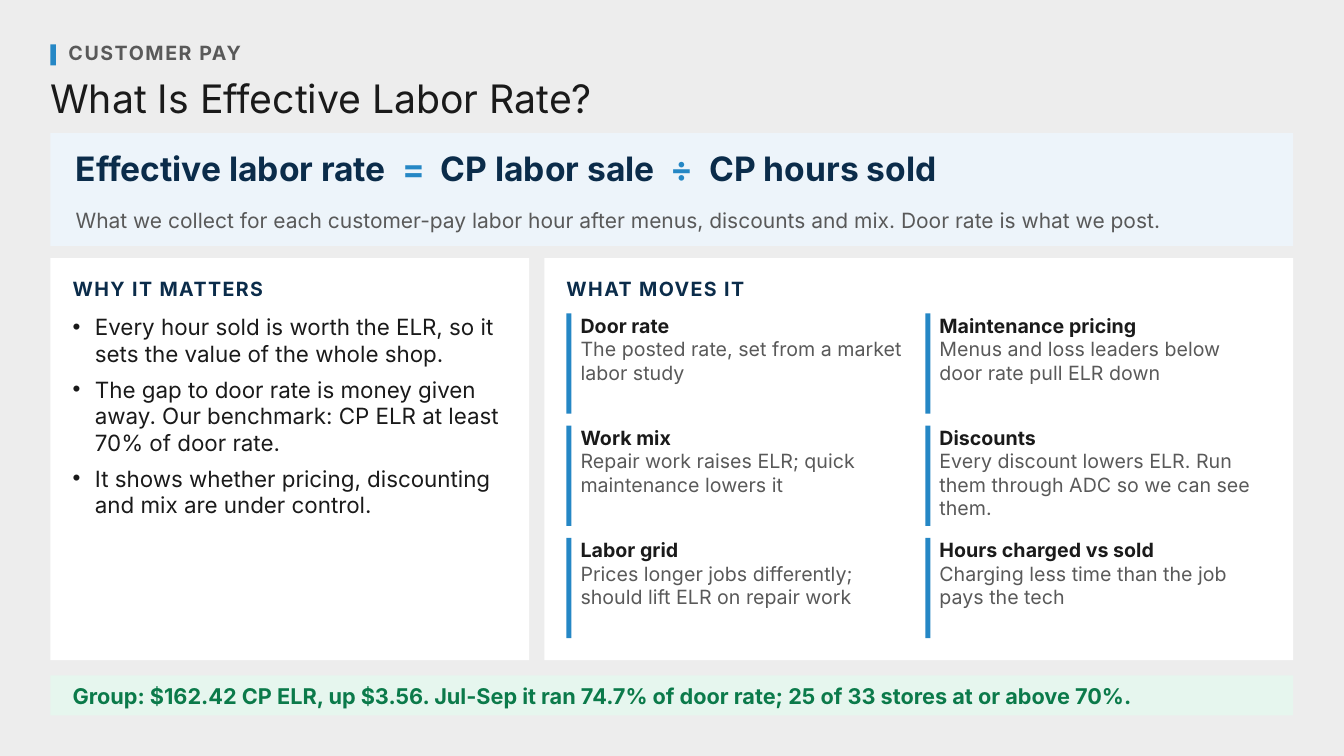
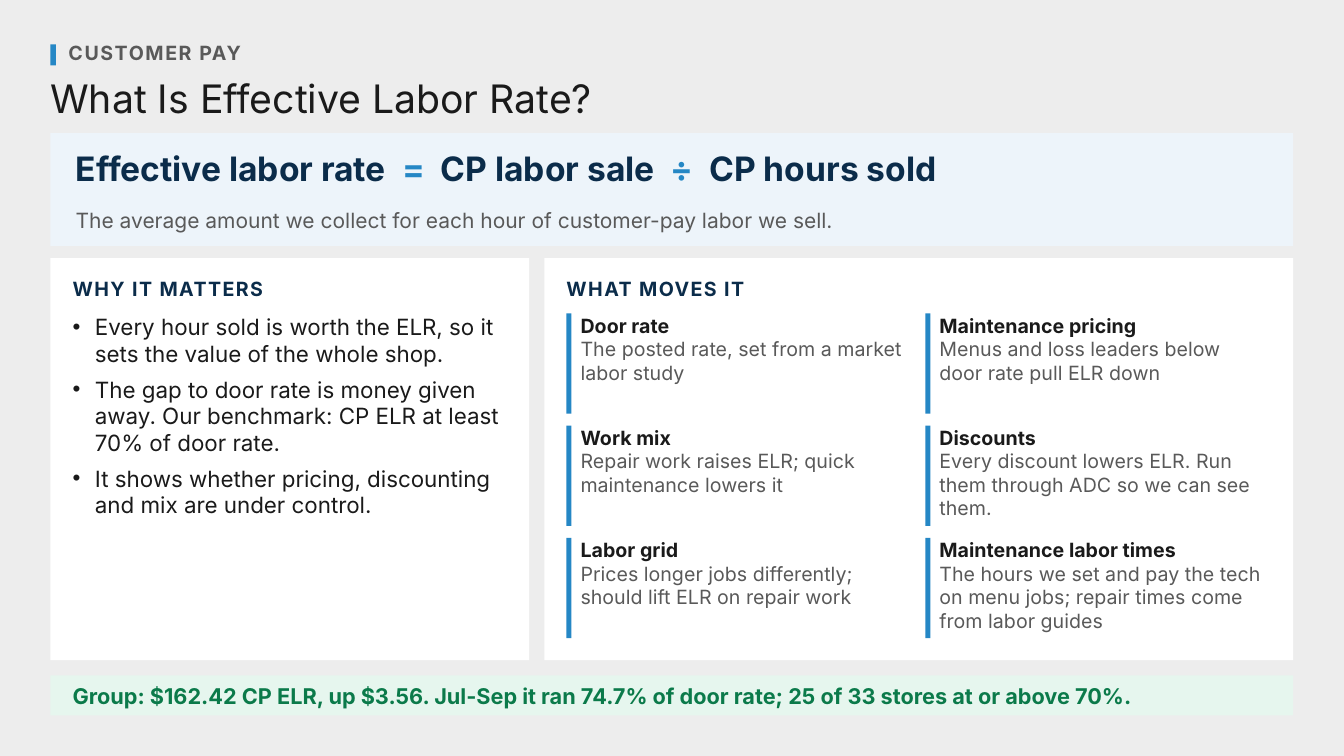
Before and after one commit to Ndresner/Noah, a slide deck: slide 54 of day2-deck/decks/Fixed Ops - Day 2 Example Test Deck.pptx (slide 56 before the commit). Drawn at 1344x756 pixels with LibreOffice and Linux fonts; fonts in the diff are those of the drawing. Boxes give left, top, right and bottom in pixels: in the first picture for what was removed or moved away, otherwise in the second. Text is boxed around its words. In the diff, an @@ line names an element or a change of style, - is before the commit and + after.

```diff
--- a/day2-deck/decks/Fixed Ops - Day 2 Example Test Deck.pptx
+++ b/day2-deck/decks/Fixed Ops - Day 2 Example Test Deck.pptx
@@ text at box(76, 212, 833, 233): text changed @@
-What we collect for each customer-pay labor hour after menus, discounts and mix. Door rate is what we post.
+The average amount we collect for each hour of customer-pay labor we sell.
@@ text at box(939, 542, 1260, 632): text changed @@
-Hours charged vs sold
-Charging less time than the job pays the tech
+Maintenance labor times
+The hours we set and pay the tech on menu jobs; repair times come from labor guides
```
Also in this commit, not shown: 6 other slides changed, 9 slides added, 15 slides removed, 9 other files.
